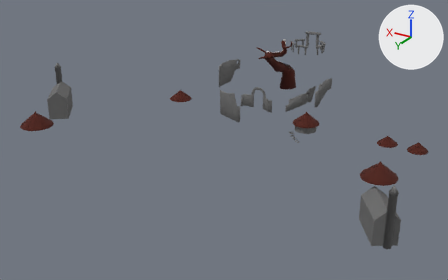
An edit to the glTF model assets/models/cycle_1.glb, drawn before and after from the same camera.
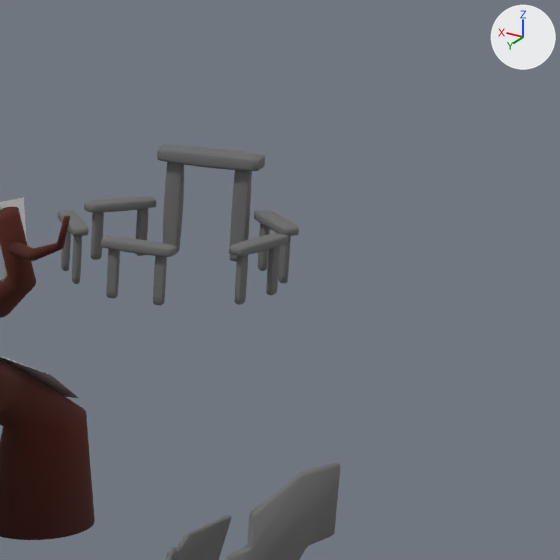
Old and new are each drawn whole from a camera (50 mm lens) standing at (-123.5, 278.8, 108.6) and looking at (24.0, 32.9, -14.4) and again close up on the part from 63% to 81% of the width and 4% to 33% of the height. Lighting does not change. The marker at upper right points along +X, +Y and +Z. Where no turn or scale is listed for an object, it has been applied to the vertices. Vertices at the same position are counted once.

The first close-up shows 'GardenWall', 'GardenWall.001', 'RitualSite', 'TreeUpper', 'TreeUpperCol'.
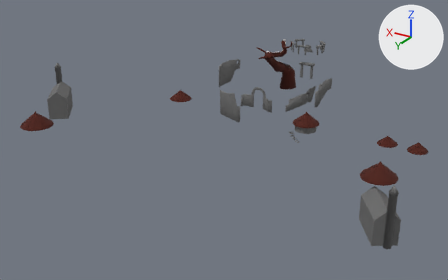
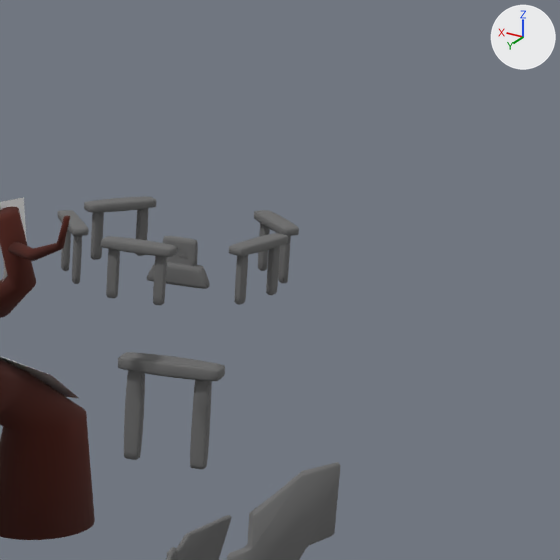
Commit message: Finish monument

Changed parts and their boxes [x1, y1, x2, y2] in the close-ups (560 x 560 px; the box of a moved part takes in the faces that stretch with it):
```json
{"object": "RitualSite", "change": "reshaped", "before": [58, 145, 299, 305], "after": [58, 196, 299, 469], "on screen": "70% taller"}
{"object": "FinishedMonument", "change": "added", "after": [147, 236, 210, 289]}
{"part": 1, "of": "me_mesh", "change": "moved or reshaped", "before": [163, 162, 184, 253], "after": [124, 370, 145, 460]}
{"part": 2, "of": "me_mesh", "change": "moved or reshaped", "before": [229, 170, 252, 262], "after": [190, 380, 212, 469]}
{"part": 3, "of": "me_mesh", "change": "moved or reshaped", "before": [157, 145, 265, 171], "after": [118, 352, 225, 381]}
```

Scene script edits in JSON lines:
```json
{"block": "me_mesh", "where": "me_mesh.from_pydata(...)  # 2020 vertices, 3968 faces; spans x -9.4..9.9, y -7.4..9.5, z -0.8..8.8"}
{"block": "me_mesh", "where": "# used by ob_ritualsite; location = (8.75, -31.98, 18.98)"}
{"block": "me_mesh", "change": "me_mesh part 1: the loose piece of 130 vertices spanning x 2.6..4.1, y -6.5..-5.4, z -0.1..7.9 is moved by (0.0, 5.8, -16.2)"}
{"block": "me_mesh", "change": "me_mesh part 2: the loose piece of 130 vertices spanning x -3.2..-1.7, y -6.8..-5.8, z -0.1..7.9 is moved by (0.0, 5.8, -16.2)"}
{"block": "me_mesh", "change": "me_mesh part 3: the loose piece of 130 vertices spanning x -4.1..4.8, y -7.4..-4.8, z 7.5..8.8 is moved by (0.0, 5.8, -16.2)"}
{"op": "add", "block": "me_finished_monument", "code": ["me_finished_monument = bpy.data.meshes.new('finished_monument')", "me_finished_monument.from_pydata(...)  # 7082 vertices, 14160 faces; spans x 6.12..11.39, y -32.6..-31.23, z 18.03..21.91", "me_finished_monument.materials.append(mat_stone)  # dark grey #6d6d6d"]}
{"op": "add", "block": "ob_finishedmonument", "code": ["ob_finishedmonument = bpy.data.objects.new('FinishedMonument', me_finished_monument)", "ob_finishedmonument.location = (0.0, 0.0, 0.0)"]}
```
